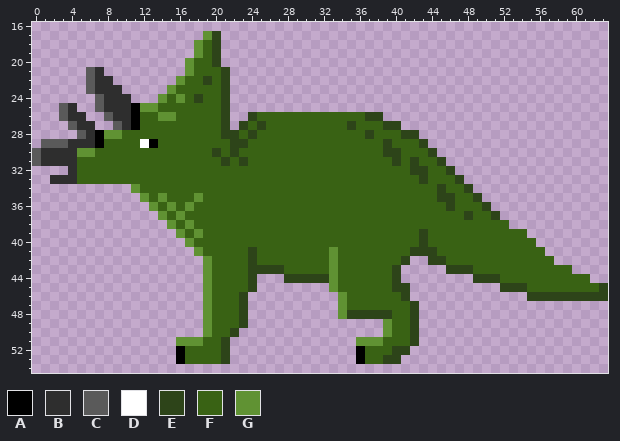
Two states of a pixel-art file, Art/Raw Files/triceratops-0004.aseprite. Above: the version before the commit.
64x64 pixels, 1 frame. Shown: x 0..63, y 16..54.
Palette (. is transparent): A #000000  B #2e2e2e  C #5a5a5a  D #ffffff  E #2d4419  F #396214  G #609233
Now the later version:
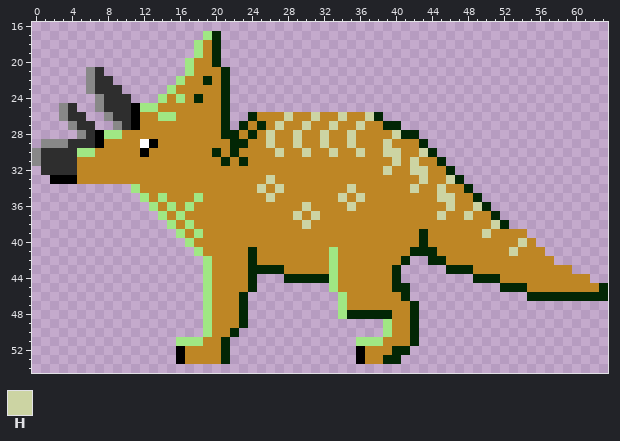
Colours new in this view: H #ccd4a3
The edit:
{"colour":"C","old":"#5a5a5a","new":"#888888"}
{"colour":"E","old":"#2d4419","new":"#022605"}
{"colour":"F","old":"#396214","new":"#be8625"}
{"colour":"G","old":"#609233","new":"#a0e784"}
{"y":26,"x":28,"old":"F","new":"H"}
{"y":26,"x":31,"old":"F","new":"H"}
{"y":26,"x":34,"old":"F","new":"H"}
{"y":26,"x":37,"old":"E","new":"H"}
{"y":27,"x":27,"old":"F","new":"H"}
{"y":27,"x":30,"old":"F","new":"H"}
{"y":27,"x":33,"old":"F","new":"H"}
{"y":27,"x":35,"old":"EF","new":"FH"}
{"y":28,"x":26,"old":"F","new":"H"}
{"y":28,"x":29,"old":"F","new":"H"}
{"y":28,"x":32,"old":"F","new":"H"}
{"y":28,"x":35,"old":"F","new":"H"}
{"y":28,"x":37,"old":"E","new":"F"}
{"y":28,"x":40,"old":"F","new":"H"}
{"y":29,"x":26,"old":"F","new":"H"}
{"y":29,"x":29,"old":"F","new":"H"}
{"y":29,"x":32,"old":"F","new":"H"}
{"y":29,"x":35,"old":"F","new":"H"}
{"y":29,"x":39,"old":"E","new":"H"}
{"y":30,"x":12,"old":"F","new":"A"}
{"y":30,"x":27,"old":"F","new":"H"}
{"y":30,"x":30,"old":"F","new":"H"}
{"y":30,"x":33,"old":"F","new":"H"}
{"y":30,"x":36,"old":"F","new":"H"}
{"y":30,"x":39,"old":"EE","new":"HH"}
{"y":30,"x":43,"old":"F","new":"H"}
{"y":31,"x":40,"old":"E","new":"H"}
{"y":31,"x":42,"old":"E","new":"H"}
{"y":32,"x":1,"old":"...","new":"BBB"}
{"y":32,"x":39,"old":"F","new":"H"}
{"y":32,"x":42,"old":"EE","new":"HH"}
{"y":33,"x":2,"old":"BBB","new":"AAA"}
{"y":33,"x":26,"old":"F","new":"H"}
{"y":33,"x":43,"old":"E","new":"H"}
{"y":33,"x":46,"old":"F","new":"H"}
{"y":34,"x":25,"old":"F","new":"H"}
{"y":34,"x":27,"old":"F","new":"H"}
{"y":34,"x":35,"old":"F","new":"H"}
{"y":34,"x":42,"old":"F","new":"H"}
{"y":34,"x":45,"old":"E","new":"H"}
{"y":35,"x":26,"old":"F","new":"H"}
{"y":35,"x":34,"old":"F","new":"H"}
{"y":35,"x":36,"old":"F","new":"H"}
{"y":35,"x":45,"old":"EE","new":"HH"}
{"y":36,"x":30,"old":"F","new":"H"}
{"y":36,"x":35,"old":"F","new":"H"}
{"y":36,"x":46,"old":"E","new":"H"}
{"y":36,"x":49,"old":"F","new":"H"}
{"y":37,"x":29,"old":"F","new":"H"}
{"y":37,"x":31,"old":"F","new":"H"}
{"y":37,"x":45,"old":"F","new":"H"}
{"y":37,"x":48,"old":"E","new":"H"}
{"y":38,"x":30,"old":"F","new":"H"}
{"y":38,"x":51,"old":"FF","new":"HE"}
{"y":39,"x":50,"old":"F","new":"H"}
{"y":40,"x":54,"old":"F","new":"H"}
{"y":41,"x":53,"old":"F","new":"H"}
{"label":"changed","picture_box":[32,31,608,364]}
